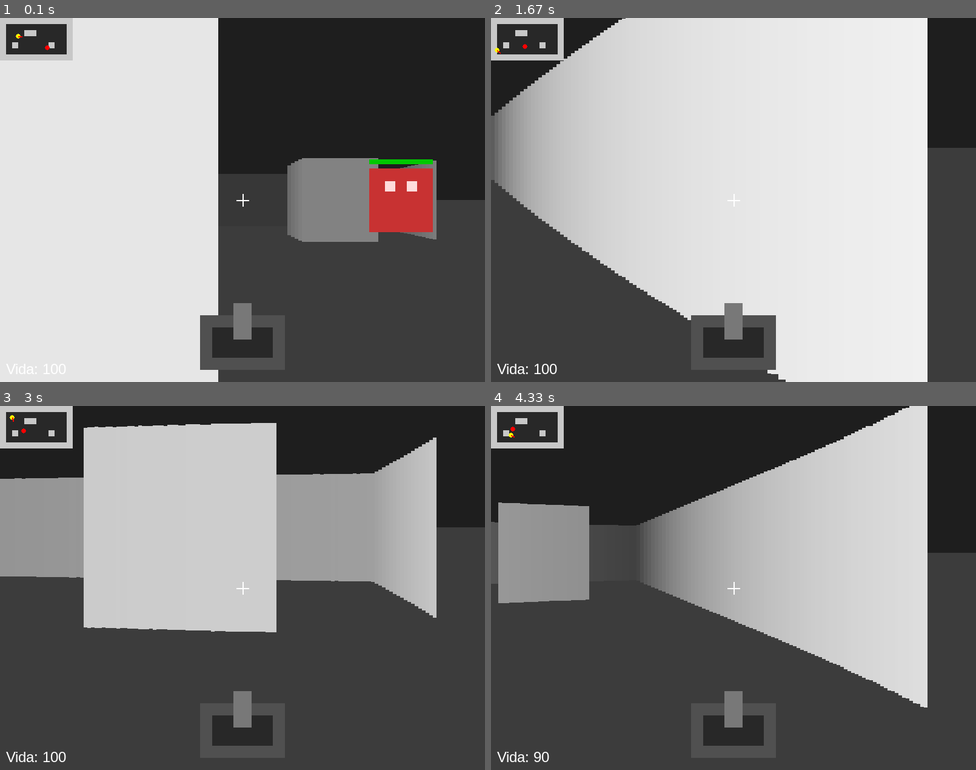
Above: before the commit, frames 1-4 (two rows, left to right).
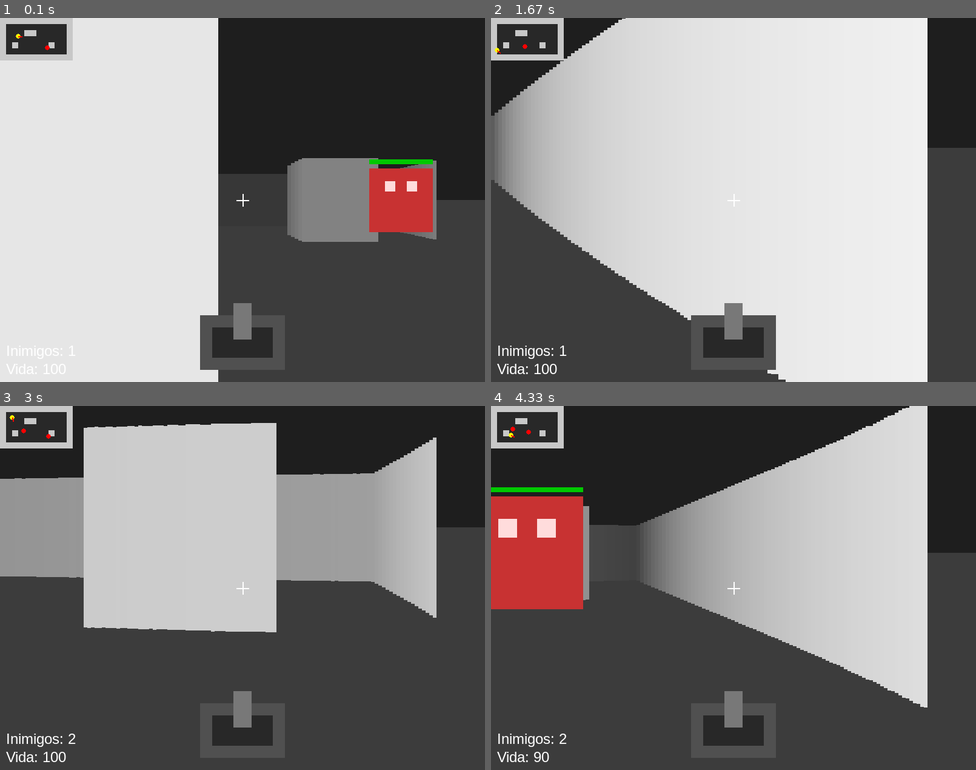
Above: after the commit, the same moments.

Repository: PDR181/mini-doom-pygame
Game: pygame game, started from main.py
Two runs of this game, one before a commit and one after it. Both use one fixed random seed, a clock stepped at 60 frames per second and the inputs below.
Inputs (mouse positions are in pixels of both pictures, inside the frame that each line leads up to):
- Up to frame 1 (0.1 s): no input
- Up to frame 2 (1.67 s): hold D 0.33-0.8 s; move the mouse to (714, 214) at 0.37 s; hold W 0.83-1.3 s; move the mouse to (888, 189) at 0.87 s; hold D from 1.33 s (still down); move the mouse to (617, 203) at 1.37 s
- Up to frame 3 (3 s): release D at 1.8 s; hold A 1.83-2.37 s; move the mouse to (92, 533) at 1.87 s; hold S 2.4-2.87 s; move the mouse to (315, 460) at 2.43 s; hold A from 2.9 s (still down); move the mouse to (300, 620) at 2.93 s
- Up to frame 4 (4.33 s): release A at 3.37 s; hold W 3.4-3.87 s; move the mouse to (743, 464) at 3.43 s; hold D from 3.9 s (still down); move the mouse to (558, 577) at 3.93 s

The runs differ from the first frame. In frame 1, less than 0.1% of the frame differs, in the area x 1-16%, y 90-94%; in frame 2, 0.2%; in frame 3, 0.2%; in frame 4, 6.3%, in the area x 0-19%, y 6-94%.

Commit message:
feat: adicionado spawn automatico de inimigos

Diff:
--- a/main.py
+++ b/main.py
@@ -41,13 +41,18 @@
 shoot_timer = 0
 SHOOT_DURATION = 8
 
-enemy_x = 400
-enemy_y = 250
-enemy_alive = True
 enemy_speed = 1.2
-enemy_damage_cooldown = 0
-enemy_health = 100
-enemy_max_health = 100
+enemy_damage = 10
+enemy_damage_cooldown_frames = 30
+enemy_hit_damage = 25
+
+spawn_timer = 0
+SPAWN_INTERVAL = 180
+MAX_ENEMIES = 6
+
+enemies = [
+    {"x": 400, "y": 250, "health": 100, "max_health": 100, "alive": True, "cooldown": 0}
+]
 
 game_map = [
     "111111111111",
@@ -105,23 +110,106 @@
                 )
                 break
 
-def draw_enemy(horizon_y):
-    if not enemy_alive:
+def move_enemies():
+    global player_health
+
+    for enemy in enemies:
+        if not enemy["alive"]:
+            continue
+
+        dx = player_x - enemy["x"]
+        dy = player_y - enemy["y"]
+        distance = math.sqrt(dx * dx + dy * dy)
+
+        if distance > 0:
+            move_x = (dx / distance) * enemy_speed
+            move_y = (dy / distance) * enemy_speed
+
+            new_enemy_x = enemy["x"] + move_x
+            new_enemy_y = enemy["y"] + move_y
+
+            if not wall_collision(new_enemy_x, enemy["y"]):
+                enemy["x"] = new_enemy_x
+
+            if not wall_collision(enemy["x"], new_enemy_y):
+                enemy["y"] = new_enemy_y
+
+        if enemy["cooldown"] > 0:
+            enemy["cooldown"] -= 1
+
+        if distance < 25 and enemy["cooldown"] == 0:
+            player_health -= enemy_damage
+            enemy["cooldown"] = enemy_damage_cooldown_frames
+
+def spawn_enemy():
+    alive_count = sum(1 for enemy in enemies if enemy["alive"])
+    if alive_count >= MAX_ENEMIES:
         return
 
-    dx = enemy_x - player_x
-    dy = enemy_y - player_y
-
-    distance = math.sqrt(dx * dx + dy * dy)
-    enemy_angle = math.atan2(dy, dx) - player_angle
-
-    while enemy_angle > math.pi:
-        enemy_angle -= 2 * math.pi
-    while enemy_angle < -math.pi:
-        enemy_angle += 2 * math.pi
-
-    if -HALF_FOV < enemy_angle < HALF_FOV and distance > 20:
-        screen_x = (WIDTH // 2) + (enemy_angle / DELTA_ANGLE) * SCALE
+    spawn_points = [
+        {"x": 400, "y": 250},
+        {"x": 300, "y": 300},
+        {"x": 500, "y": 200},
+        {"x": 450, "y": 150},
+        {"x": 200, "y": 250},
+        {"x": 350, "y": 150},
+    ]
+
+    for point in spawn_points:
+        too_close_to_enemy = False
+
+        for enemy in enemies:
+            if enemy["alive"]:
+                dx = enemy["x"] - point["x"]
+                dy = enemy["y"] - point["y"]
+                distance = math.sqrt(dx * dx + dy * dy)
+
+                if distance < 40:
+                    too_close_to_enemy = True
+                    break
+
+        dx_player = player_x - point["x"]
+        dy_player = player_y - point["y"]
+        distance_player = math.sqrt(dx_player * dx_player + dy_player * dy_player)
+
+        if distance_player < 80:
+            continue
+
+        if not wall_collision(point["x"], point["y"]) and not too_close_to_enemy:
+            enemies.append({
+                "x": point["x"],
+                "y": point["y"],
+                "health": 100,
+                "max_health": 100,
+                "alive": True,
+                "cooldown": 0
+            })
+            break
+
+def draw_enemies(horizon_y):
+    visible_enemies = []
+
+    for enemy in enemies:
+        if not enemy["alive"]:
+            continue
+
+        dx = enemy["x"] - player_x
+        dy = enemy["y"] - player_y
+        distance = math.sqrt(dx * dx + dy * dy)
+        angle = math.atan2(dy, dx) - player_angle
+
+        while angle > math.pi:
+            angle -= 2 * math.pi
+        while angle < -math.pi:
+            angle += 2 * math.pi
+
+        if -HALF_FOV < angle < HALF_FOV and distance > 20:
+            visible_enemies.append((distance, angle, enemy))
+
+    visible_enemies.sort(reverse=True, key=lambda item: item[0])
+
+    for distance, angle, enemy in visible_enemies:
+        screen_x = (WIDTH // 2) + (angle / DELTA_ANGLE) * SCALE
 
         size = min(300, int(SCREEN_DIST / (distance + 0.0001) * 40))
         screen_y = horizon_y - size // 2
@@ -164,38 +252,8 @@
 
         pygame.draw.rect(screen, (60, 0, 0), (bar_x, bar_y, bar_width, bar_height))
 
-        current_bar_width = int((enemy_health / enemy_max_health) * bar_width)
+        current_bar_width = int((enemy["health"] / enemy["max_health"]) * bar_width)
         pygame.draw.rect(screen, (0, 200, 0), (bar_x, bar_y, current_bar_width, bar_height))
-
-def move_enemy():
-    global enemy_x, enemy_y, player_health, enemy_damage_cooldown
-
-    if not enemy_alive:
-        return
-
-    dx = player_x - enemy_x
-    dy = player_y - enemy_y
-    distance = math.sqrt(dx * dx + dy * dy)
-
-    if distance > 0:
-        move_x = (dx / distance) * enemy_speed
-        move_y = (dy / distance) * enemy_speed
-
-        new_enemy_x = enemy_x + move_x
-        new_enemy_y = enemy_y + move_y
-
-        if not wall_collision(new_enemy_x, enemy_y):
-            enemy_x = new_enemy_x
-
-        if not wall_collision(enemy_x, new_enemy_y):
-            enemy_y = new_enemy_y
-
-    if enemy_damage_cooldown > 0:
-        enemy_damage_cooldown -= 1
-
-    if distance < 25 and enemy_damage_cooldown == 0:
-        player_health -= 10
-        enemy_damage_cooldown = 30
 
 def draw_minimap():
     for row_index, row in enumerate(game_map):
@@ -213,13 +271,14 @@
                 )
             )
 
-    if enemy_alive:
-        pygame.draw.circle(
-            screen,
-            (255, 0, 0),
-            (int(enemy_x * MINIMAP_SCALE), int(enemy_y * MINIMAP_SCALE)),
-            4
-        )
+    for enemy in enemies:
+        if enemy["alive"]:
+            pygame.draw.circle(
+                screen,
+                (255, 0, 0),
+                (int(enemy["x"] * MINIMAP_SCALE), int(enemy["y"] * MINIMAP_SCALE)),
+                4
+            )
 
     pygame.draw.circle(
         screen,
@@ -276,32 +335,43 @@
 
 def draw_hud():
     health_text = font.render(f"Vida: {player_health}", True, (255, 255, 255))
+    enemies_alive = sum(1 for enemy in enemies if enemy["alive"])
+    enemy_text = font.render(f"Inimigos: {enemies_alive}", True, (255, 255, 255))
+
     screen.blit(health_text, (10, HEIGHT - 35))
+    screen.blit(enemy_text, (10, HEIGHT - 65))
 
 def shoot_enemy():
-    global enemy_alive, enemy_health
-
-    if not enemy_alive:
-        return
-
-    dx = enemy_x - player_x
-    dy = enemy_y - player_y
-
-    distance = math.sqrt(dx * dx + dy * dy)
-    enemy_angle = math.atan2(dy, dx) - player_angle
-
-    while enemy_angle > math.pi:
-        enemy_angle -= 2 * math.pi
-    while enemy_angle < -math.pi:
-        enemy_angle += 2 * math.pi
-
-    aim_tolerance = 0.08
-
-    if abs(enemy_angle) < aim_tolerance and distance < 500:
-        enemy_health -= 25
-        if enemy_health <= 0:
-            enemy_health = 0
-            enemy_alive = False
+    visible_targets = []
+
+    for enemy in enemies:
+        if not enemy["alive"]:
+            continue
+
+        dx = enemy["x"] - player_x
+        dy = enemy["y"] - player_y
+
+        distance = math.sqrt(dx * dx + dy * dy)
+        enemy_angle = math.atan2(dy, dx) - player_angle
+
+        while enemy_angle > math.pi:
+            enemy_angle -= 2 * math.pi
+        while enemy_angle < -math.pi:
+            enemy_angle += 2 * math.pi
+
+        aim_tolerance = 0.08
+
+        if abs(enemy_angle) < aim_tolerance and distance < 500:
+            visible_targets.append((distance, enemy))
+
+    if visible_targets:
+        visible_targets.sort(key=lambda item: item[0])
+        _, enemy = visible_targets[0]
+
+        enemy["health"] -= enemy_hit_damage
+        if enemy["health"] <= 0:
+            enemy["health"] = 0
+            enemy["alive"] = False
 
 running = True
 while running:
@@ -347,7 +417,12 @@
         player_x = new_x
         player_y = new_y
 
-    move_enemy()
+    move_enemies()
+
+    spawn_timer += 1
+    if spawn_timer >= SPAWN_INTERVAL:
+        spawn_enemy()
+        spawn_timer = 0
 
     if shooting:
         shoot_timer -= 1
@@ -363,7 +438,7 @@
     pygame.draw.rect(screen, (60, 60, 60), (0, horizon_y, WIDTH, HEIGHT - horizon_y))
 
     cast_rays(horizon_y)
-    draw_enemy(horizon_y)
+    draw_enemies(horizon_y)
     draw_minimap()
     draw_crosshair()
     draw_weapon()
